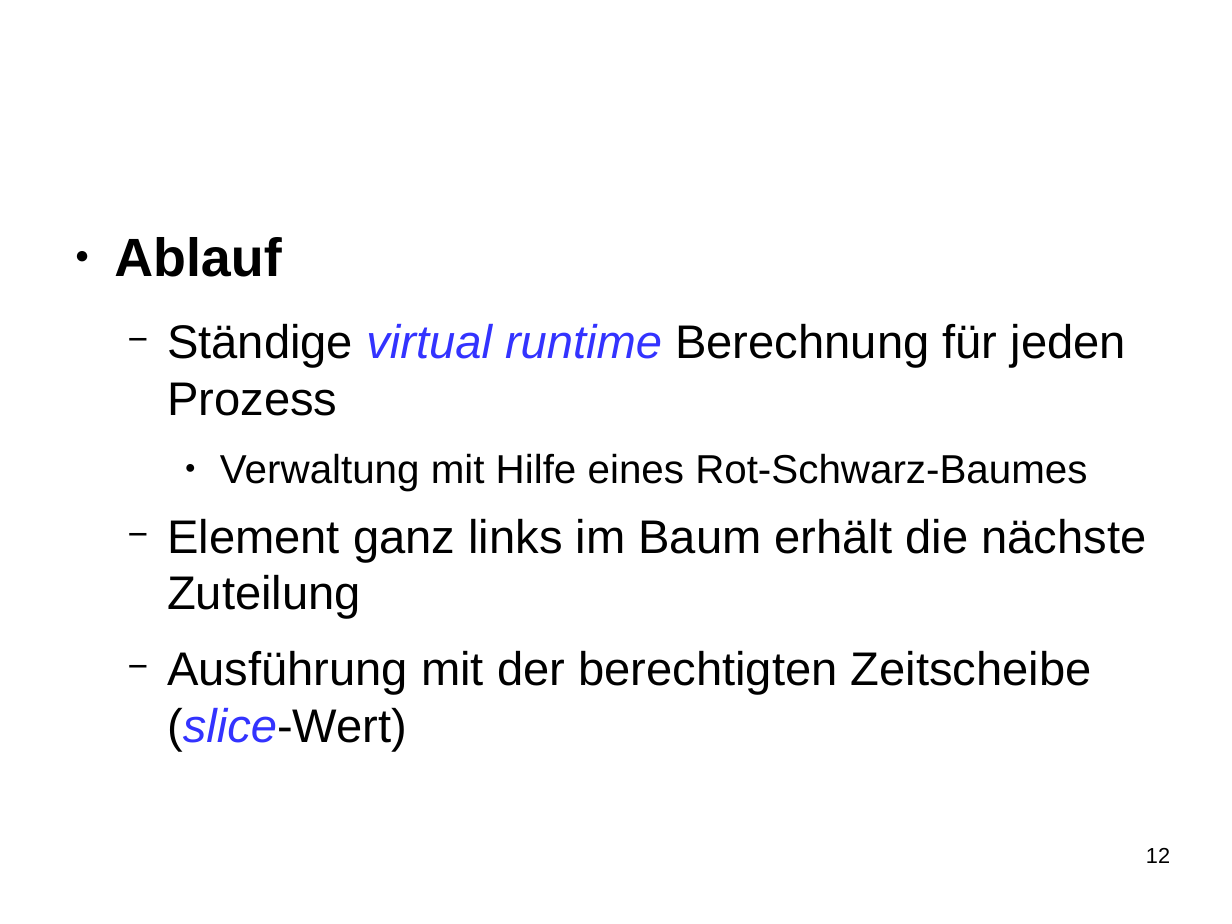
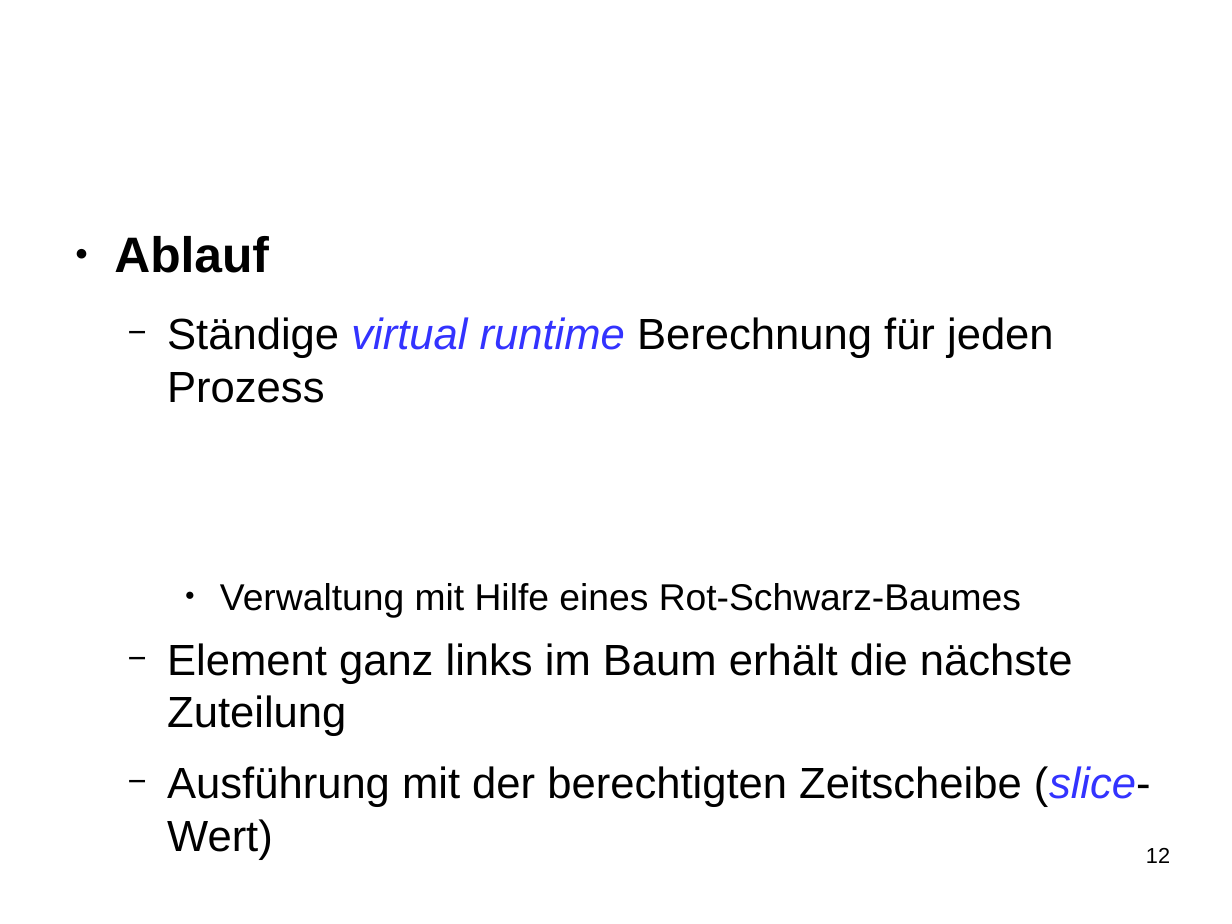
Before and after one commit to SeminararbeitCFS/main, a slide deck: slide 12 of vortrag/vortrag_CFS.odp. Drawn at 1232x924 pixels with LibreOffice and Linux fonts; fonts in the diff are those of the drawing; background and template pictures are left out. Boxes give left, top, right and bottom in pixels: in the first picture for what was removed or moved away, otherwise in the second. Text is boxed around its words. In the diff, an @@ line names an element or a change of style, - is before the commit and + after.

```diff
--- a/vortrag/vortrag_CFS.odp
+++ b/vortrag/vortrag_CFS.odp
@@ text "Ablauf" at (114,236,1151,860): size 34.7 to 32.1 pt in "Ablauf"; size 30.4 to 28.1 pt in "Ständige virtual runtime Berechnung für jeden Prozess", "Element ganz links im Baum erhält die ...", "Ausführung mit der berechtigten Zeitscheibe (slice-Wert)"; size 26 to 24.1 pt in "Verwaltung mit Hilfe eines Rot-Schwarz-Baumes" @@
```
Also in this commit, not shown: 3 other slides changed, 2 slides added, 2 slides removed.
